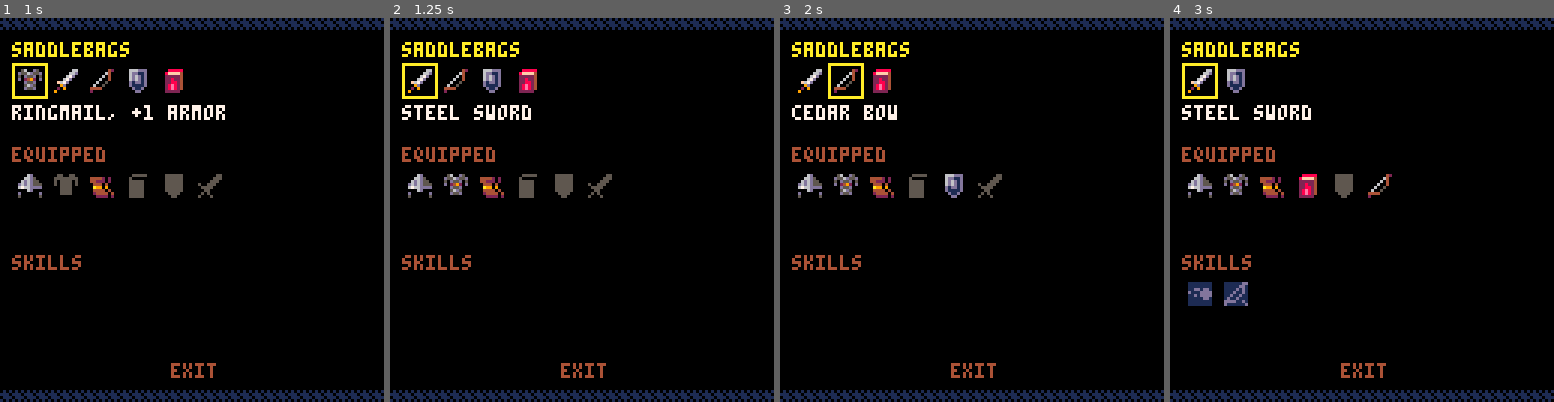
Above: before the commit, frames 1-4 (left to right).
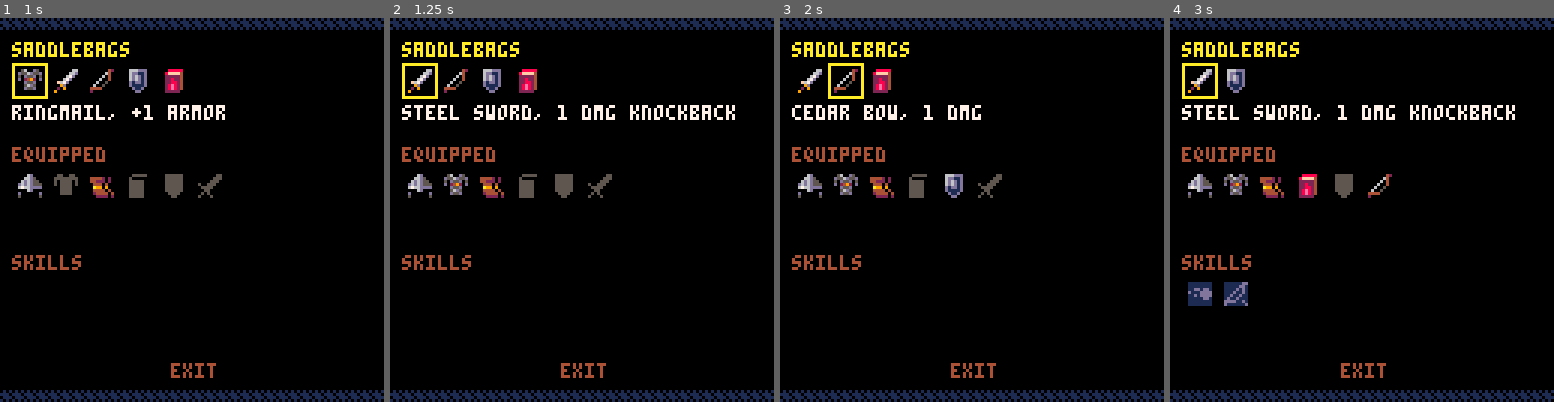
Above: after the commit, the same moments.

Repository: ironchestgames/pico-8-carts
Game: PICO-8 cartridge epicevilender.p8
The game is run twice, just before and just after one commit, with the same random seed, the same clock (stepped at 60 frames per second) and the same inputs.
Inputs:
- Up to frame 1 (1 s): tap X (X key) at 0.33 s; tap O (Z key) at 0.7 s
- Up to frame 2 (1.25 s): tap X (X key) at 1.07 s
- Up to frame 3 (2 s): hold Right from 1.6 s (still down); tap O (Z key) at 1.7 s; tap X (X key) at 1.85 s
- Up to frame 4 (3 s): release Right at 2.1 s; tap O (Z key) at 2.1, 2.5, 2.9 s; hold Up 2.15-2.42 s; hold Right from 2.47 s (still down); tap X (X key) at 2.97 s

Frame 1 is identical in both runs. In frame 2, 0.8% of the frame differs, in the area x 37-90%, y 22-27%; in frame 3, 0.3%; in frame 4, 0.8%.

Commit message:
epicevilender - add better name to weapons

Diff:
--- a/epicevilender.p8
+++ b/epicevilender.p8
@@ -486,7 +486,7 @@
 
 -- items
 sword={
- name='steel sword',
+ name='steel sword, 1 dmg knockback',
  class='weapon',
  sprite=47,
  col=6,
@@ -501,7 +501,7 @@
 }
 
 bow={
- name='cedar bow',
+ name='cedar bow, 1 dmg',
  class='weapon',
  twohand=true,
  sprite=46,
